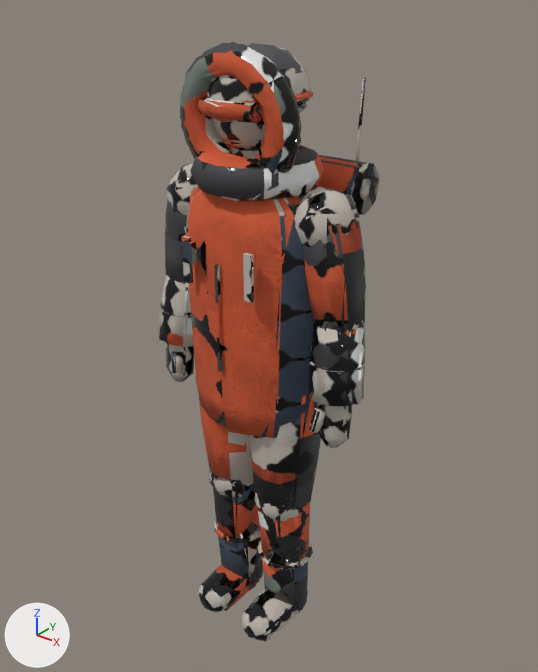
A saved change to the Blender file antarktika/blender/source/explorer.blend.
Rendered twice from a 50 mm camera at (1.279, -1.549, 2.037) aimed at (-0.026, 0.083, 1.026). The lights are fixed; the arrows at lower left show +X, +Y and +Z. The picture after the commit comes second.

Names of what the first picture shows: 'Selin', 'Selin_LOD1'.
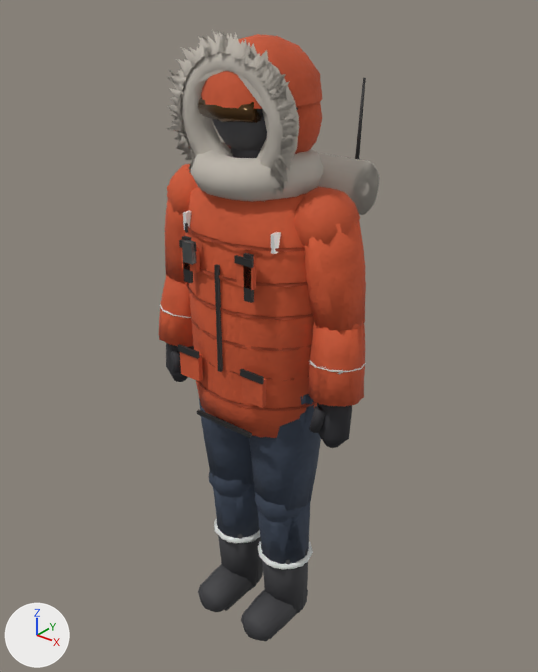
The change in detail:
me_selin is used by ob_selin; location (0.0, 0.0, 0.0).
me_selin had 2097 vertices, 4020 faces and spanned x -0.37..0.37, y -0.19..0.32, z 0.0..1.89.
me_selin now has 3743 vertices, 5524 faces and spans x -0.37..0.37, y -0.19..0.32, z 0.0..1.92.
me_selin part 1: a new loose piece, a box spanning x 0.082..0.157, y -0.176..-0.16, z 0.957..1.043, in mat_gm_explorer.
me_selin part 2: a new loose piece, a box spanning x 0.081..0.159, y -0.18..-0.172, z 1.035..1.055, in mat_gm_explorer.
me_selin part 3: a new loose piece, a box spanning x 0.073..0.127, y -0.177..-0.163, z 1.303..1.368, in mat_gm_explorer.
me_selin part 4: a new loose piece, a box spanning x 0.071..0.129, y -0.1815..-0.1745, z 1.365..1.385, in mat_gm_explorer.
me_selin part 5: a new loose piece, a box spanning x -0.157..-0.082, y -0.176..-0.16, z 0.957..1.043, in mat_gm_explorer.
me_selin part 6: a new loose piece, a box spanning x -0.159..-0.081, y -0.18..-0.172, z 1.035..1.055, in mat_gm_explorer.
me_selin part 7: a new loose piece, a box spanning x -0.127..-0.073, y -0.177..-0.163, z 1.303..1.368, in mat_gm_explorer.
me_selin part 8: a new loose piece, a box spanning x -0.105..0.105, y -0.17..-0.16, z 0.834..0.846, in mat_gm_explorer.
me_selin part 9: a new loose piece, a box spanning x -0.161..-0.149, y -0.13..-0.07, z 1.395..1.445, in mat_gm_explorer.
me_selin part 10: a new loose piece, a box spanning x 0.149..0.161, y -0.13..-0.07, z 1.395..1.445, in mat_gm_explorer.
me_selin part 11: 12 vertices moved from x -0.13..0.13, y -0.14..0.0, z 1.51..1.87 to x -0.13..0.13, y -0.14..0.0, z 1.53..1.88; 206 vertices removed from x -0.18..0.18, y -0.14..0.15, z 1.53..1.89; 1764 vertices added at x -0.24..0.24, y -0.17..0.19, z 0.92..1.92.
me_selin part 12: 3491 kept faces spanning x -0.37..0.37, y -0.19..0.32, z 0.0..1.85 get new texture (UV) coordinates.
Other edits to the shape of me_selin do not show in these pictures.
me_selin_lod1 is used by ob_selin_lod1; location (0.0, 0.0, 0.0).
me_selin_lod1 had 847 vertices, 1523 faces and spanned x -0.37..0.38, y -0.19..0.32, z 0.01..1.89.
me_selin_lod1 now has 1839 vertices, 2093 faces, 231 loose edges and spans x -0.37..0.37, y -0.19..0.32, z 0.01..1.92.
me_selin_lod1 part 13: 31 vertices moved from x -0.3..0.32, y -0.17..0.3, z 0.28..1.85 to x -0.3..0.32, y -0.17..0.3, z 0.28..1.84; 170 vertices removed from x -0.36..0.38, y -0.14..0.32, z 0.01..1.89; 1154 vertices added at x -0.37..0.37, y -0.18..0.32, z 0.01..1.92.
me_selin_lod1 part 14: 896 kept faces spanning x -0.37..0.36, y -0.19..0.32, z 0.01..1.84 get new texture (UV) coordinates.
Other edits to the shape of me_selin_lod1 do not show in these pictures.

Boxes [x1, y1, x2, y2] around the edits, measured in the pictures (538 x 672 px):
'Selin', reshaped
    before: [159, 43, 379, 641]
    after: [159, 31, 379, 641]
'Selin_LOD1', reshaped
    before: [159, 42, 380, 641]
    after: [159, 34, 380, 641]
part 1 of me_selin, added (brown)
    after: [241, 376, 266, 408]
part 2 of me_selin, added
    after: [240, 369, 264, 384]
part 3 of me_selin, added
    after: [236, 264, 256, 290]
part 4 of me_selin, added
    after: [234, 255, 254, 268]
part 5 of me_selin, added (brown)
    after: [180, 352, 203, 381]
part 6 of me_selin, added
    after: [178, 344, 199, 359]
part 7 of me_selin, added
    after: [181, 248, 200, 273]
part 8 of me_selin, added
    after: [197, 410, 252, 438]
part 9 of me_selin, added
    after: [183, 210, 192, 230]
part 10 of me_selin, added
    after: [271, 232, 281, 254]
part 11 of me_selin, built on
    before: [180, 43, 313, 175]
    after: [167, 31, 322, 411]
part 12 of me_selin, surface changed
    both: [159, 78, 379, 641]
part 13 of me_selin_lod1, reshaped
    before: [159, 42, 379, 598]
    after: [159, 34, 379, 598]
part 14 of me_selin_lod1, surface changed
    both: [159, 67, 380, 641]
